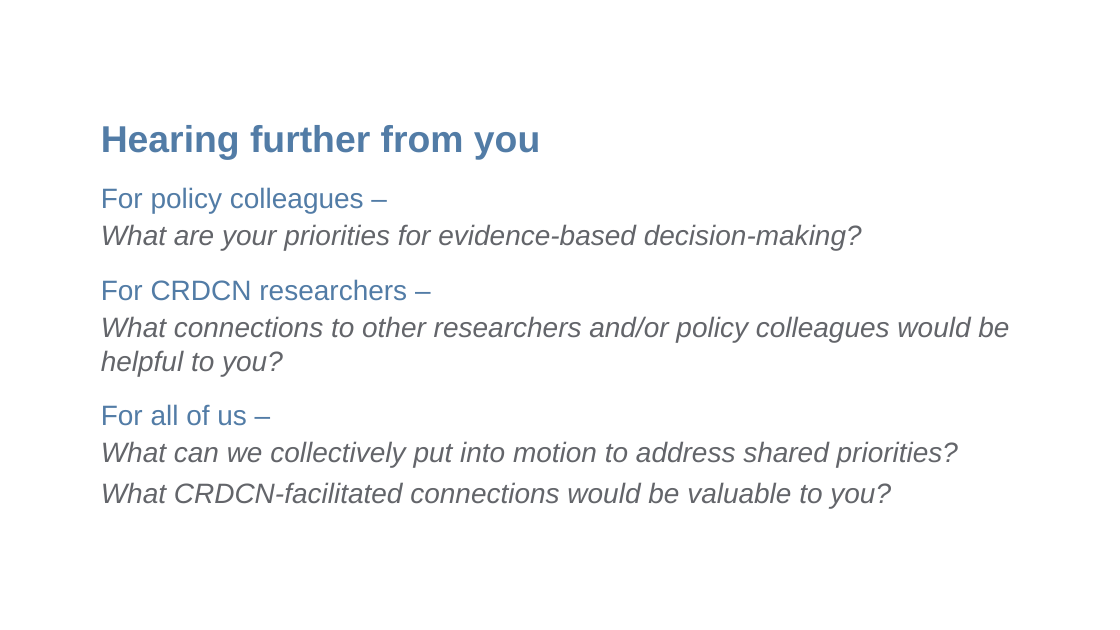
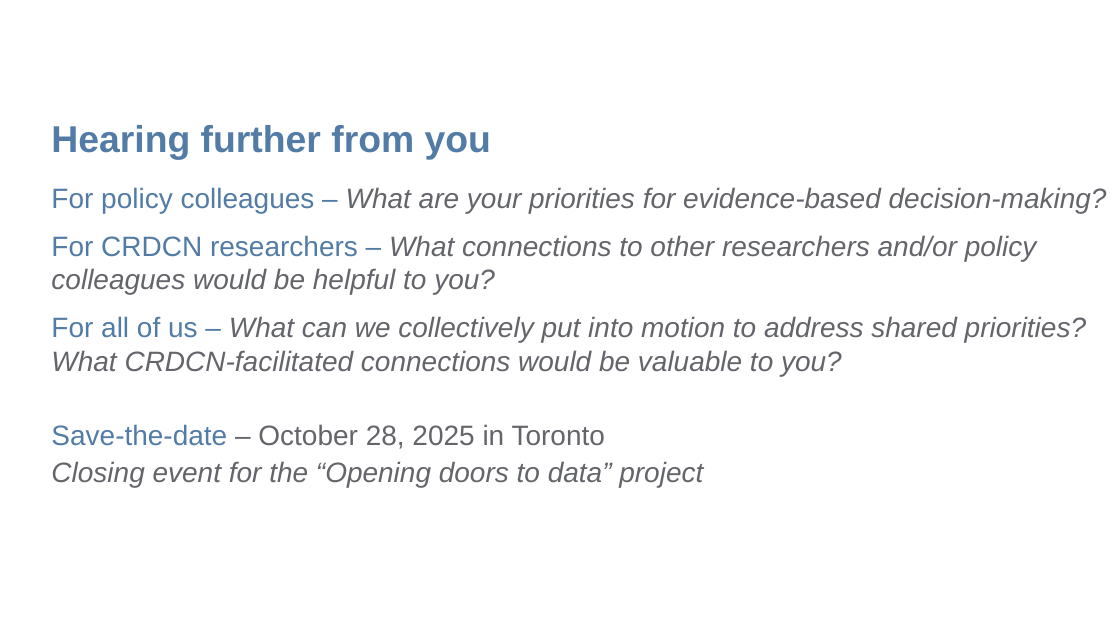
Before and after one commit to CRDCN/RAD_Training, a slide deck: slide 15 of Provincial outreach deck.pptx. Drawn at 1120x630 pixels with LibreOffice and Linux fonts; fonts in the diff are those of the drawing; background and template pictures are left out. Boxes give left, top, right and bottom in pixels: in the first picture for what was removed or moved away, otherwise in the second. Text is boxed around its words. In the diff, an @@ line names an element or a change of style, - is before the commit and + after.

```diff
--- a/Provincial outreach deck.pptx
+++ b/Provincial outreach deck.pptx
@@ text "Hearing further from you": place and size @@
-text "Hearing further from you" at (101,125,1009,508)
+text "Hearing further from you" at (51,125,1107,487)
@@ text at (51,187,1107,487): text changed @@
-For policy colleagues –
-What are your priorities for evidence-based decision-making?
-For CRDCN researchers –
-What connections to other researchers and/or policy colleagues would be helpful to you?
-For all of us –
-What can we collectively put into motion to address shared priorities?
-What CRDCN-facilitated connections would be valuable to you?
+For policy colleagues – What are your priorities for evidence-based decision-making?
+For CRDCN researchers – What connections to other researchers and/or policy colleagues would be helpful to you?
+For all of us – What can we collectively put into motion to address shared priorities? What CRDCN-facilitated connections would be valuable to you?
+Save-the-date – October 28, 2025 in Toronto
+Closing event for the “Opening doors to data” project
```
Also in this commit, not shown: 4 other slides changed.
